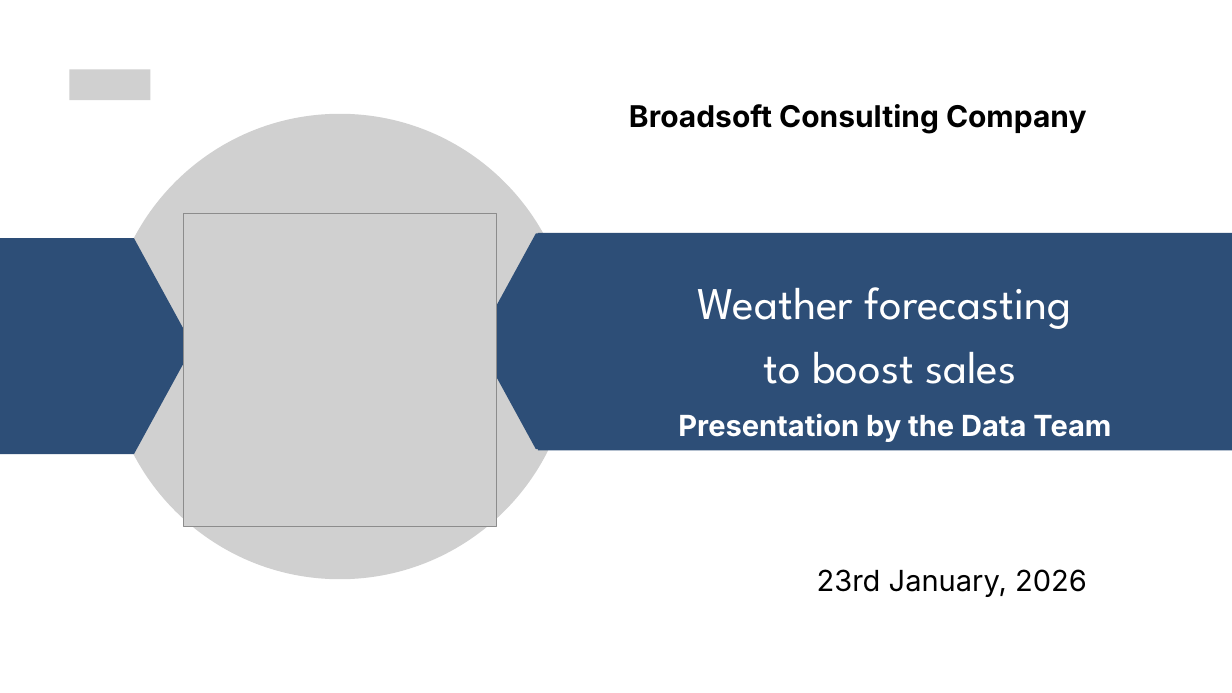
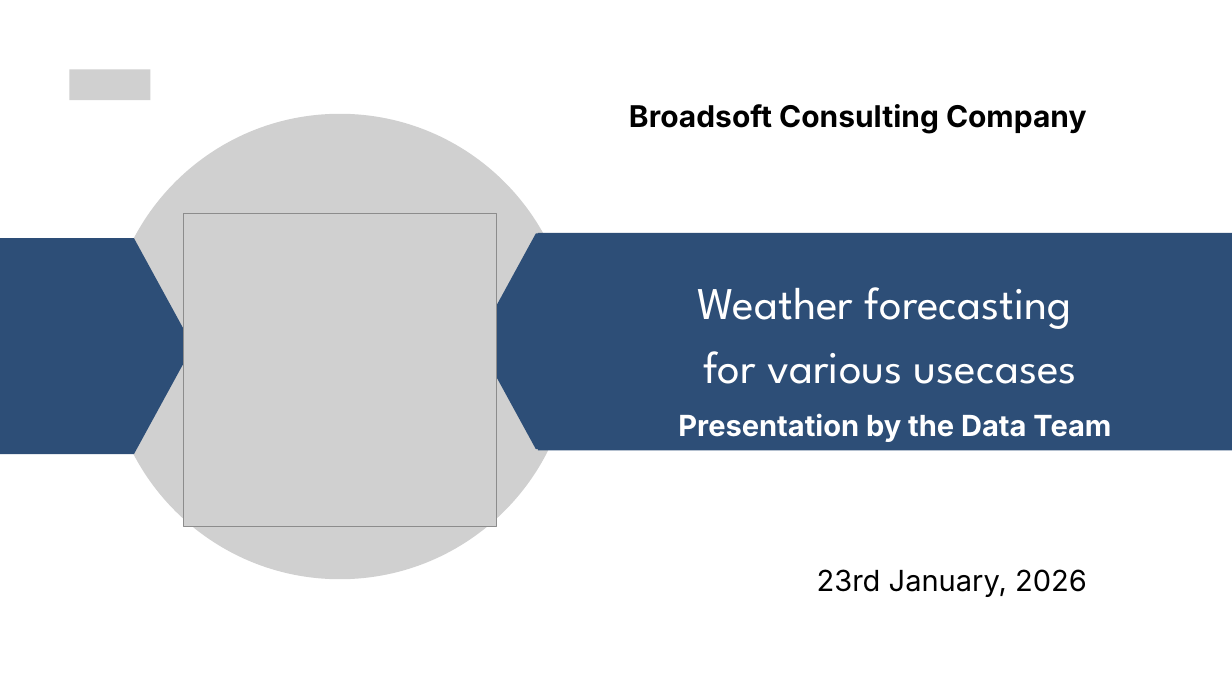
Before and after one commit to smn-krn/TIS3IL-WS25-Project, a slide deck: slide 1 of docs/reports/presentation/Slides_ProjectPitch.pptx. Drawn at 1232x693 pixels with LibreOffice and Linux fonts; fonts in the diff are those of the drawing; grey boxes stand for pictures. Boxes give left, top, right and bottom in pixels: in the first picture for what was removed or moved away, otherwise in the second. Text is boxed around its words. In the diff, an @@ line names an element or a change of style, - is before the commit and + after.

```diff
--- a/docs/reports/presentation/Slides_ProjectPitch.pptx
+++ b/docs/reports/presentation/Slides_ProjectPitch.pptx
@@ text at (697,287,1077,384): text changed @@
-Weather forecasting
-to boost sales
+Weather forecasting
+for various usecases
```
Also in this commit, not shown: 1 other slide changed.
